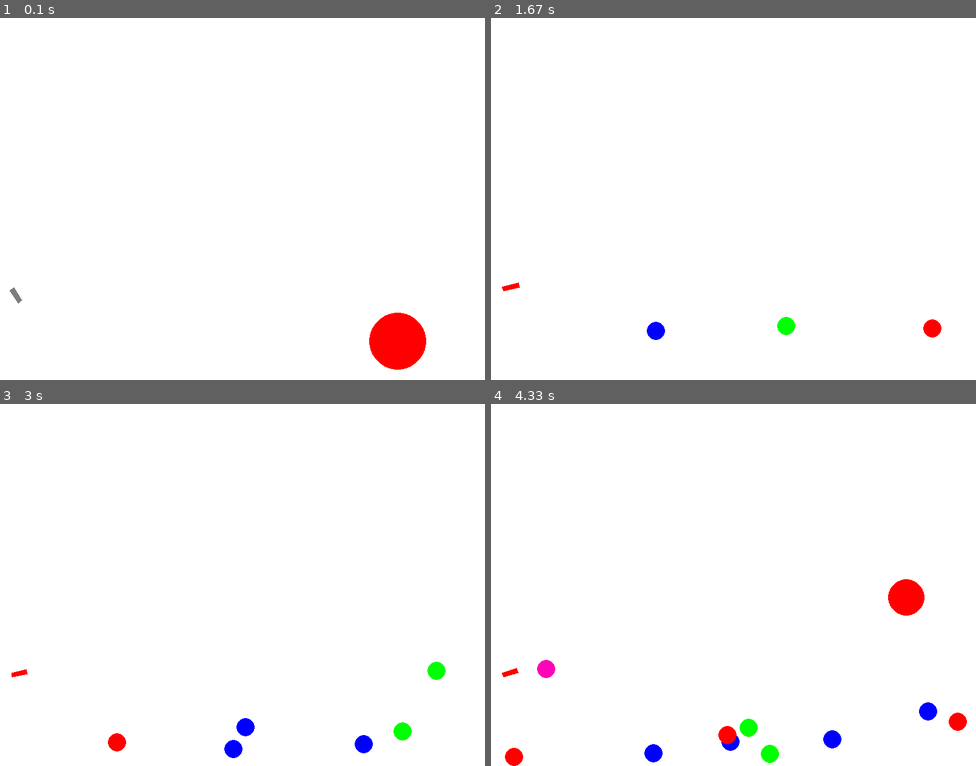
Above: before the commit, frames 1-4 (two rows, left to right).
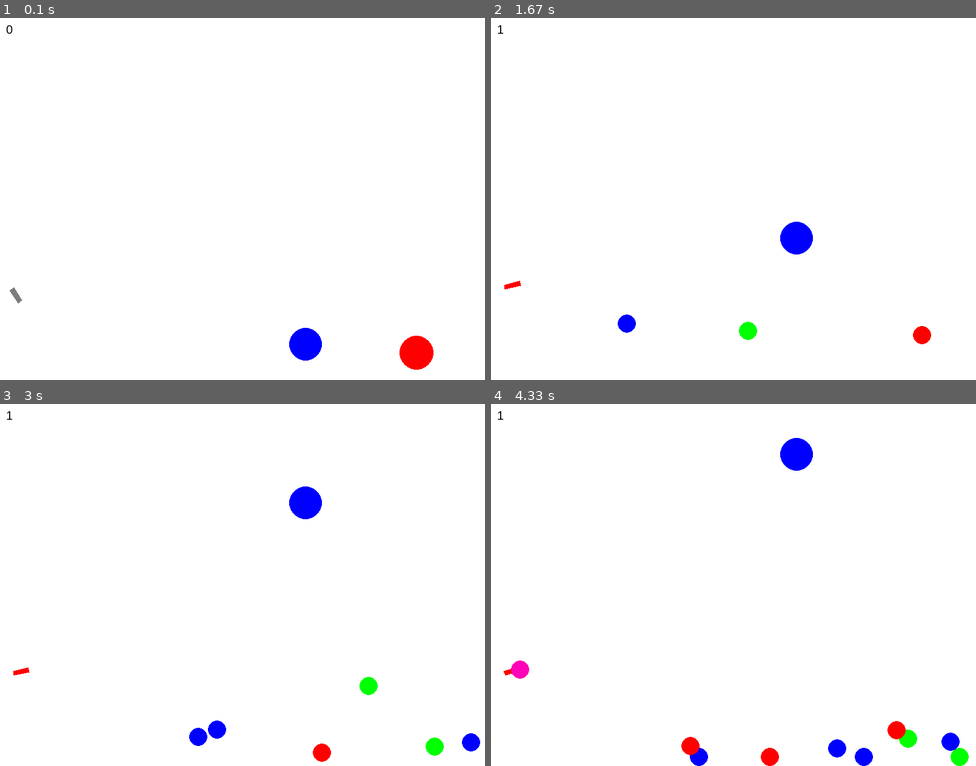
Above: after the commit, the same moments.

Repository: Bcrfntkm/python2021
Game: pygame game, started from lab8/gun.py
The game is run twice, just before and just after one commit, with the same random seed, the same clock (stepped at 60 frames per second) and the same inputs.
Inputs (mouse positions are in pixels of both pictures, inside the frame that each line leads up to):
- Up to frame 1 (0.1 s): no input
- Up to frame 2 (1.67 s): press the mouse at (888, 188) at 0.37 s; move the mouse to (811, 206) at 0.47 s; release the mouse at (733, 220) at 0.6 s; hold Right 0.67-1.13 s; click (617, 202) at 0.75 s; hold Up 1.22-1.52 s; click (583, 282) at 1.3 s; press the mouse at (888, 188) at 1.58 s
- Up to frame 3 (3 s): move the mouse to (324, 516) at 1.68 s; release the mouse at (252, 461) at 1.82 s; hold Right 1.88-2.35 s; click (126, 512) at 1.97 s; hold Left 2.38-2.92 s; click (247, 621) at 2.47 s; hold Down from 2.95 s (still down); move the mouse to (426, 722) at 2.98 s
- Up to frame 4 (4.33 s): click (917, 722) at 3.03 s; release Down at 3.25 s; hold Left 3.28-3.68 s; move the mouse to (655, 465) at 3.32 s; click (655, 465) at 3.37 s; hold Up 3.72-4.08 s; click (903, 679) at 3.8 s; hold Right from 4.12 s (still down); click (908, 556) at 4.2 s

The runs differ from the first frame. In frame 1, 1.8% of the frame differs, in the area x 1-90%, y 2-98%; in frame 2, 1.3%; in frame 3, 2.2%; in frame 4, 3.7%, in the area x 1-99%, y 2-100%.

Commit message:
Some new features added: saving results with name and score printing of current points showing a message about hit targets making gun to move via press buttons making a new type of target

Diff:
--- a/lab8/gun.py
+++ b/lab8/gun.py
@@ -1,18 +1,21 @@
 import math
 from random import randrange as rnd, choice
-
 import pygame
-
+from pygame.locals import *
+import time
+
+pygame.font.init()
 
 FPS = 30
 g = -2
-k = -0.01
+k = -0.02
 ax = ay = 0.91
-interval = 91
+session_time = 0
+time_limit = 30 * FPS  # ограничение игры по времени
 
 RED = 0xFF0000
 BLUE = 0x0000FF
-YELLOW = 0xFFC91F
+YELLOW = 0xFFC91
 GREEN = 0x00FF00
 MAGENTA = 0xFF03B8
 CYAN = 0x00FFCC
@@ -24,23 +27,30 @@
 WIDTH = 800
 HEIGHT = 600
 
+PixSpeed = int(WIDTH / 0.266 / FPS)
+
+
 class Ball:
-    def __init__(self, screen: pygame.Surface, x=40, y=450):
+    def __init__(self, screen: pygame.Surface, SN, x, y, GunSpeedX, GunSpeedY):
         """ Конструктор класса ball
-
         Args:
         x - начальное положение мяча по горизонтали
         y - начальное положение мяча по вертикали
+        screen - экран, на котором происходит отрисовка событий
+        SN - номер шарика, которым поразили цель
+        GunSpeedX - скорость пушки по горизонтали
+        GunSpeedY - скорость пушки по вертикали
         """
         self.screen = screen
-        self.x = x
-        self.y = y
+        self.x = x  # 40
+        self.y = y  # 450
         self.r = 10
-        self.vx = 100
-        self.vy = -100
+        self.vx = PixSpeed + GunSpeedX  # 100
+        self.vy = -(PixSpeed + GunSpeedY)  # -100
         self.color = choice(GAME_COLORS)
         self.live = 30
-        self.flag = True
+        self.pause = FPS  # пауза перед удалением объекта
+        self.SN = SN
 
     def move(self):
         """Переместить мяч по прошествии единицы времени.
@@ -49,33 +59,30 @@
         self.x и self.y с учетом скоростей self.vx и self.vy, силы гравитации, действующей на мяч,
         и стен по краям окна (размер окна 800х600).
         """
-
         self.x += self.vx
         self.y -= self.vy + g
         self.vy += g + k * self.vy
         self.vx += k * self.vx
-        if abs(self.vy) < 1.3 and abs(self.vx) < 1.3:
-            self.flag = False
-
 
     def draw(self):
+        """
+        Функция создает шарик-пулю
+        """
         pygame.draw.circle(
             self.screen,
             self.color,
             (self.x, self.y),
-            self.r
-        )
-
-    def hittest(self, obj, wall: tuple):
-        """Функция проверяет сталкивалкивается ли данный обьект с целью, описываемой в обьекте obj.
+            self.r)
+
+    def walltest(self, wall: tuple):
+        """Функция проверяет сталкивалкивается ли данный обьект со стенами.
 
         Args:
-            obj: Обьект, с которым проверяется столкновение.
-            wall: Объект стена, с которым тоже проверяется столкновение
-        Returns:
-            Возвращает True в случае столкновения мяча и цели. В противном случае возвращает False.
-        """
-        vert, hor = wall
+            wall: координаты стен
+        """
+        r = self.r
+        vert = wall[0] - r
+        hor = wall[1] - r
         if self.x > hor:
             self.x = hor
             self.vx *= -ax
@@ -85,32 +92,45 @@
             self.vx *= ax
             self.vy *= -ay
 
-        if self.y <= 0:
-            self.y = 0
+        if self.y <= r:
+            self.y = r
             self.vy *= -ay
             self.vx *= ax
-        elif self.x <= 0:
-            self.x = 0
+        elif self.x <= r:
+            self.x = r
             self.vx *= -ax
             self.vy *= ay
-        dx = obj.x - self.x
-        dy = obj.y - self.y
-        min_dist = (obj.r + self.r) ** 2
-
-        dist = dx * dx + dy * dy
-        if dist > min_dist:
-           return False
+
+    def TestSpeed(self):
+        """
+        Проверка,остановился ли шарик и надо ли его удалять
+        """
+        if (self.vy * self.vy + self.vx * self.vx) ** 0.5 < 1.5:
+            if self.pause > 0:
+                self.pause -= 1
         else:
-            return True
+            self.pause = FPS
+        return self.pause == 0
 
 
 class Gun:
+    """
+    Класс определяет объект пушка, который может двигаться и стреляет по различного вида мишеням.
+    """
+
     def __init__(self, screen):
         self.screen = screen
         self.f2_power = 25
         self.f2_on = 0
         self.an = 1
         self.color = GREY
+        self.SN = 1
+        #    начальные координаты пистолета
+        self.x = 20
+        self.y = 450
+        #    начальная скорость пистолета
+        self.Vx = 0
+        self.Vy = 0
 
     def fire2_start(self, event):
         self.f2_on = 1
@@ -121,31 +141,38 @@
         Происходит при отпускании кнопки мыши.
         Начальные значения компонент скорости мяча vx и vy зависят от положения мыши.
         """
-        global balls, bullet
-        bullet += 1
-        new_ball = Ball(self.screen)
-        new_ball.r += 5
-        self.an = math.atan2((event.pos[1]-new_ball.y), (event.pos[0]-new_ball.x))
-        new_ball.vx = self.f2_power * math.cos(self.an)
-        new_ball.vy = - self.f2_power * math.sin(self.an)
-        balls.append(new_ball)
+        if self.f2_on:
+            global balls
+            new_ball = Ball(self.screen, self.SN, self.x, self.y, self.Vx, self.Vy)
+            self.SN += 1
+            new_ball.r += 5
+            self.an = math.atan2((event.pos[1] - new_ball.y), (event.pos[0] - new_ball.x))
+            new_ball.vx = self.f2_power * math.cos(self.an)
+            new_ball.vy = - self.f2_power * math.sin(self.an)
+            balls.append(new_ball)
+
         self.f2_on = 0
         self.f2_power = 25
 
     def targetting(self, event):
         """Прицеливание. Зависит от положения мыши."""
-        if event:
-            self.an = math.atan((event.pos[1]-450) / (event.pos[0]-20))
+        if event.pos[0] != self.x:
+            self.an = math.atan((event.pos[1] - self.y) / (event.pos[0] - self.x))
+        else:
+            self.an = math.atan((event.pos[1] - 450))
         if self.f2_on:
             self.color = RED
         else:
             self.color = GREY
 
     def draw(self):
+        """
+        Изменение вида пушки в зависимости от положения мышки
+        """
         w = 8
         l = self.f2_power
-        x = 20
-        y = 450
+        x = self.x
+        y = self.y
         sin_an = math.sin(self.an)
         cos_an = math.cos(self.an)
         coords = [(x + w * 0.5 * sin_an, y - w * 0.5 * cos_an),
@@ -162,74 +189,222 @@
             else:
                 self.color = GREY
 
+    # обрабатываем события мыши для пистолета
+
+    def handle_event(self, event):
+        if event.type == MOUSEMOTION:
+            self.targetting(event)
+        elif event.type == MOUSEBUTTONDOWN:
+            self.fire2_start(event)
+        elif event.type == MOUSEBUTTONUP:
+            self.fire2_end(event)
+        elif event.type == KEYDOWN:
+            if event.key == K_LEFT:
+                self.x -= 3
+            elif event.key == K_RIGHT:
+                self.x += 3
+            elif event.key == K_UP:
+                self.y -= 3
+            elif event.key == K_DOWN:
+                self.y += 3
+
 
 class Target:
+    """
+    Статичная мишень.
+    """
     def __init__(self):
         self.points = 0
         self.live = 1
+        self.SN = 0
         self.new_target()
-        self.shoots = 1
+        self.TextPause = FPS * 3
 
     def new_target(self):
         """ Инициализация новой цели. """
-        x = self.x = rnd(600, 780)
-        y = self.y = rnd(300, 550)
-        r = self.r = rnd(2, 50)
+        x = self.x = rnd(650, 770)
+        y = self.y = rnd(300, 570)
+        r = self.r = rnd(10, 30)
         color = self.color = RED
         self.live = 1
 
     def hit(self, points=1):
+        """
+        Попадание шарика в цель.
+        """
+        self.points += points
+
+    def hittest(self, obj):
+        """
+        Проверка на столкновение шарика и мишени.
+        ARGS:
+            obj - шарик-пуля, с которым проверяется столкновение
+        """
+        if self.live == 0:
+            return False
+            # расстояние между центрами цели и шарика
+        dx = obj.x - self.x
+        dy = obj.y - self.y
+        min_dist = (obj.r + self.r) ** 2
+
+        dist = dx * dx + dy * dy
+        return dist <= min_dist
+
+    def draw(self):
+        """
+        Функция отвечает за прорисовку статичного шарика и за вывод сообщения на экран о количестве выстрелов,
+        за которое были сбиты мишени.
+        """
+        if self.live == 1:
+            pygame.draw.circle(screen, self.color, (self.x, self.y), self.r)
+            self.TextPause = FPS * 3
+        elif m_target.live == 0:
+            shoots = max(self.SN, m_target.SN)
+            T2 = 'Цели поражены за ' + str(shoots) + ' выстрел'
+            if shoots == 2 or shoots == 3 or shoots == 4:
+                T2 += 'а'
+            elif shoots != 1:
+                T2 += 'ов'
+            Text2 = f1.render(T2, True, BLACK)
+            RectObj = Text2.get_rect()
+            RectObj.center = (WIDTH / 2, HEIGHT / 2)
+            screen.blit(Text2, RectObj)
+            gun.SN = 1
+
+            if self.TextPause > 0:
+                self.TextPause -= 1
+            if self.TextPause == 0:
+                target.new_target()
+                m_target.new_target()
+
+
+class Moving_Target(Target):
+    """
+    Класс, наследуемый от Target. Отвечает за подвижную мишень.
+    """
+
+    def __init__(self):
+        super().__init__()
+        self.vy = 5
+
+    def new_target(self):
+        """
+        Инициализация новой цели.
+        Отличается от родительской другим коридором значений, где может появиться.
+        """
+        r = self.r = rnd(10, 30)
+        x = self.x = rnd(500, 650 - target.r - self.r)
+        y = self.y = rnd(300, 550)
+        color = self.color = BLUE
+        self.live = 1
+
+    def hit(self, points=2):
         """Попадание шарика в цель."""
         self.points += points
 
     def draw(self):
-        pygame.draw.circle(screen, self.color, (self.x, self.y), self.r)
+        """
+        Прорисовка шарика и его движения(чтобы не плодить лишнюю функцию move).
+        """
+        if self.live == 1:
+            self.y += self.vy
+            if HEIGHT - 30 <= self.y or self.y <= 30:
+                self.vy *= -1
+            pygame.draw.circle(screen, self.color, (self.x, self.y), self.r)
+            self.TextPause = FPS * 3
+        else:
+            pass
 
 
 pygame.init()
 screen = pygame.display.set_mode((WIDTH, HEIGHT))
-bullet = 0
-balls = []
+
+Text2Pause = FPS * 3
+bullet = 0  # количество пуль
+balls = []  # массив для хранения объектов-шариков
 
 clock = pygame.time.Clock()
 gun = Gun(screen)
 target = Target()
+m_target = Moving_Target()
 finished = False
+f1 = pygame.font.SysFont('Tahoma', 20)
 
 while not finished:
-    interval += 1
     screen.fill(WHITE)
+
+    Text1 = f1.render(str(target.points + m_target.points), True, BLACK)
+    points = target.points + m_target.points
+    screen.blit(Text1, (10, 10))
+
     gun.draw()
-    if interval > 90:
-        target.draw()
+    target.draw()
+    m_target.draw()
+    session_time += 1
+
     for b in balls:
-        if b.flag:
-            b.draw()
-        else:
-            balls.remove(b)
+        b.draw()
+
+    clock.tick(FPS)
     pygame.display.update()
 
-    clock.tick(FPS)
     for event in pygame.event.get():
-        if event.type == pygame.QUIT:
+        if event.type == pygame.QUIT or session_time >= time_limit:
             finished = True
-        elif event.type == pygame.MOUSEBUTTONDOWN:
-            gun.fire2_start(event)
-        elif event.type == pygame.MOUSEBUTTONUP:
-            gun.fire2_end(event)
-        elif event.type == pygame.MOUSEMOTION:
-            gun.targetting(event)
+        if target.live == 1 or m_target.live == 1:
+            gun.handle_event(event)
 
     for b in balls:
         b.move()
-        if b.hittest(target, (HEIGHT-b.r, WIDTH-b.r)) and target.live:
-            interval = 0
+        b.walltest((HEIGHT, WIDTH))
+        if target.hittest(b):
             target.live = 0
+            target.SN = b.SN
             target.hit()
-        elif target.live:
-            target.shoots += 1
-    if interval == 90:
-        target.new_target()
+        if m_target.hittest(b):
+            m_target.live = 0
+            m_target.SN = b.SN
+            m_target.hit()
+        if b.TestSpeed():
+            balls.remove(b)
+            del b
     gun.power_up()
 
+text = 'Print your name: '
+font = pygame.font.SysFont(None, 48)
+img = font.render(text, True, RED)
+rect = img.get_rect()
+rect.topleft = (20, 20)
+cursor = Rect(rect.topright, (3, rect.height))
+running = True
+background = GREY
+while running:
+    for event in pygame.event.get():
+        if event.type == KEYDOWN:
+            if event.key == K_RETURN:
+                running = False
+        if event.type == KEYDOWN:
+            if event.key == K_BACKSPACE:
+                if len(text) > 0:
+                    text = text[:-1]
+            else:
+                text += event.unicode
+            img = font.render(text, True, RED)
+            rect.size = img.get_size()
+            cursor.topleft = rect.topright
+    screen.fill(background)
+    screen.blit(img, rect)
+    if time.time() % 1 > 0.5:
+        pygame.draw.rect(screen, RED, cursor)
+    pygame.display.update()
+
+for b in balls:
+    del b
+del target
+del m_target
+del gun
 pygame.quit()
+name = text[17:-1]
+with open('Results.txt', 'a') as f:
+    # Making an entry to the file of the best players
+    f.write("{} {}\n".format(name, points))
